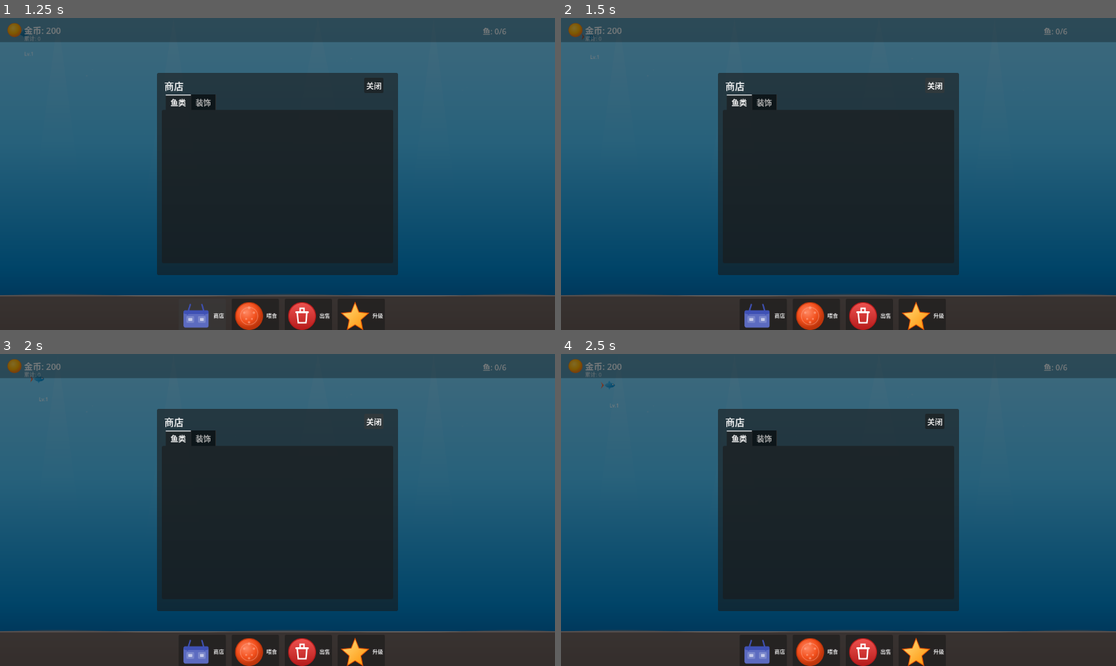
Above: before the commit, frames 1-4 (two rows, left to right).
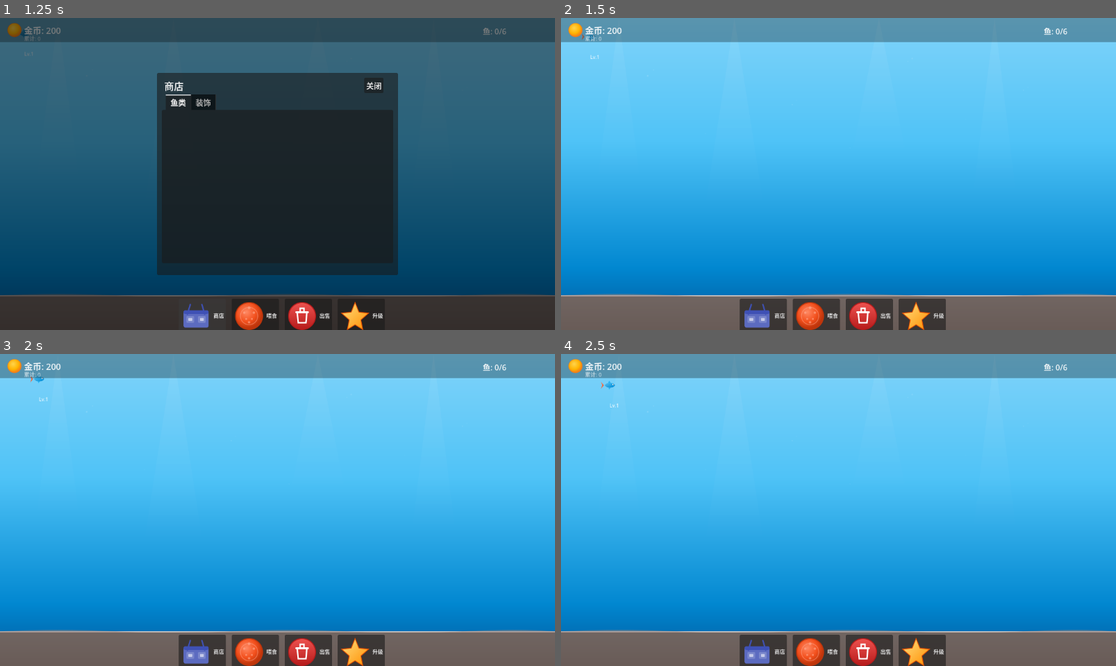
Above: after the commit, the same moments.

Repository: ZhanXuzhao/Deskquarium
Game: Godot game, scene res://main.tscn
Two runs of this game, one before a commit and one after it. Both use one fixed random seed, a clock stepped at 60 frames per second and the inputs below.
Inputs (mouse positions are in pixels of both pictures, inside the frame that each line leads up to):
- Up to frame 1 (1.25 s): click "商店" at 0.5 s
- Up to frame 2 (1.5 s): click "关闭" at 1.25 s
- Up to frame 3 (2 s): no input
- Up to frame 4 (2.5 s): click (771, 453) at 2 s, where only the run before the commit has a clickable "购买"

Frame 1 is identical in both runs. In frame 2, 97% of the frame differs, in the area x 0-100%, y 0-100%; in frame 3, 97%; in frame 4, 97%.

Commit message:
Fix shop close button not closing the shop panel

Diff:
--- a/scripts/main.gd
+++ b/scripts/main.gd
@@ -169,7 +169,7 @@
 	close_btn.name = "CloseShopBtn"
 	close_btn.text = "关闭"
 	close_btn.position = Vector2(430, 10)
-	close_btn.pressed.connect(func(): Global.shop_panel_toggled.emit(false))
+	close_btn.pressed.connect(toggle_shop)
 	shop_panel.add_child(close_btn)
 
 	var tab_container := TabContainer.new()
